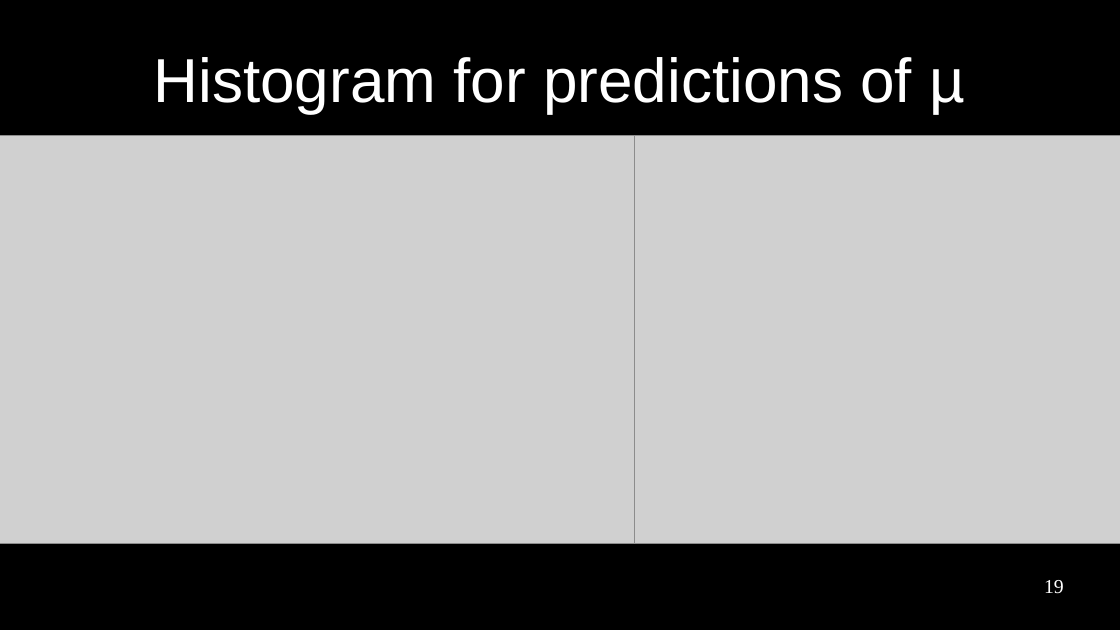
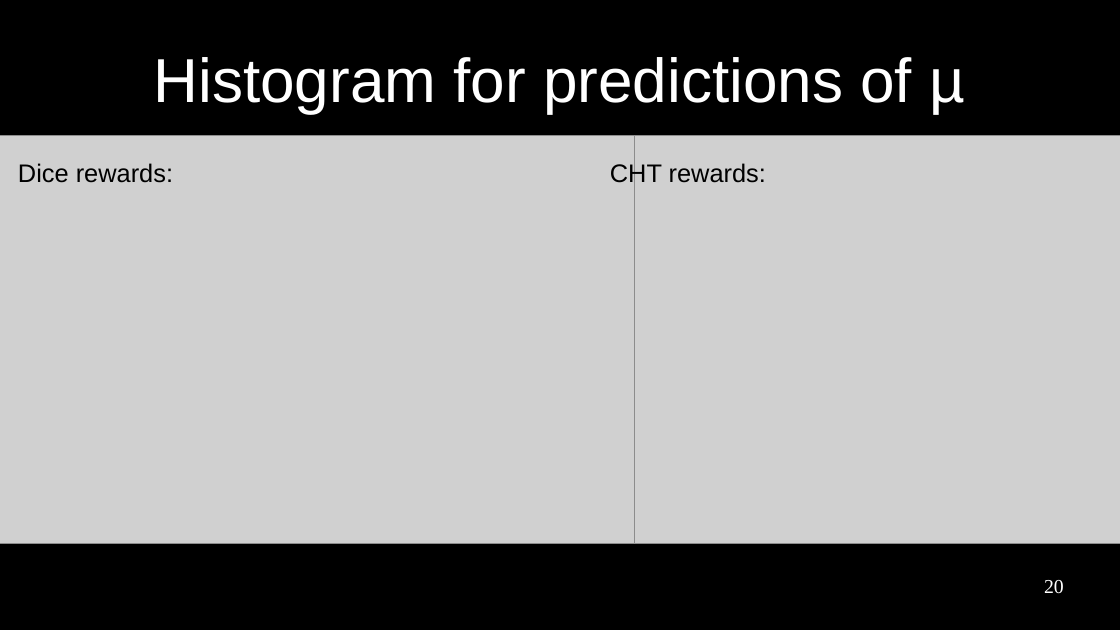
Before and after one commit to paulhfu/sideProject, a slide deck: slide 20 of thesis/presentation/pres.odp (slide 19 before the commit). Drawn at 1120x630 pixels with LibreOffice and Linux fonts; fonts in the diff are those of the drawing; grey boxes stand for pictures. Boxes give left, top, right and bottom in pixels: in the first picture for what was removed or moved away, otherwise in the second. Text is boxed around its words. In the diff, an @@ line names an element or a change of style, - is before the commit and + after.

```diff
--- a/thesis/presentation/pres.odp
+++ b/thesis/presentation/pres.odp
@@ text added at [18, 163, 173, 183], 18 pt, text #000000 @@
+Dice rewards:
@@ text added at [610, 161, 766, 187], 18 pt, text #000000 @@
+CHT rewards:
@@ page number at [1044, 580, 1064, 594]: text changed @@
-19
+20
```
Also in this commit, not shown: 10 other slides changed, 4 slides added, 2 slides removed, 1 other file.
